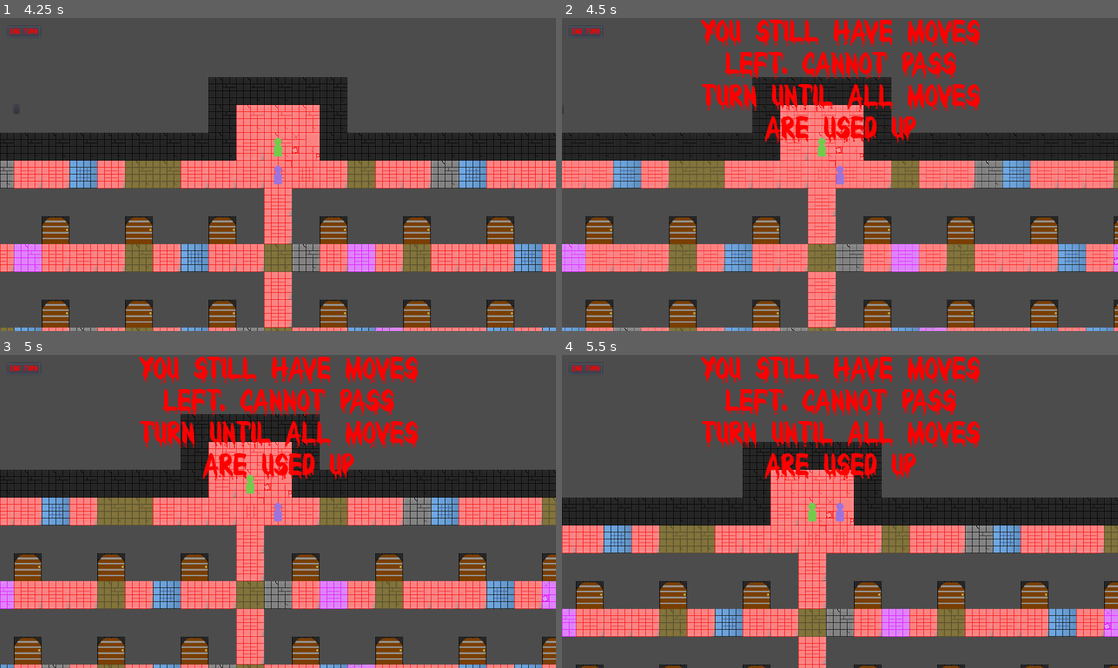
Above: before the commit, frames 1-4 (two rows, left to right).
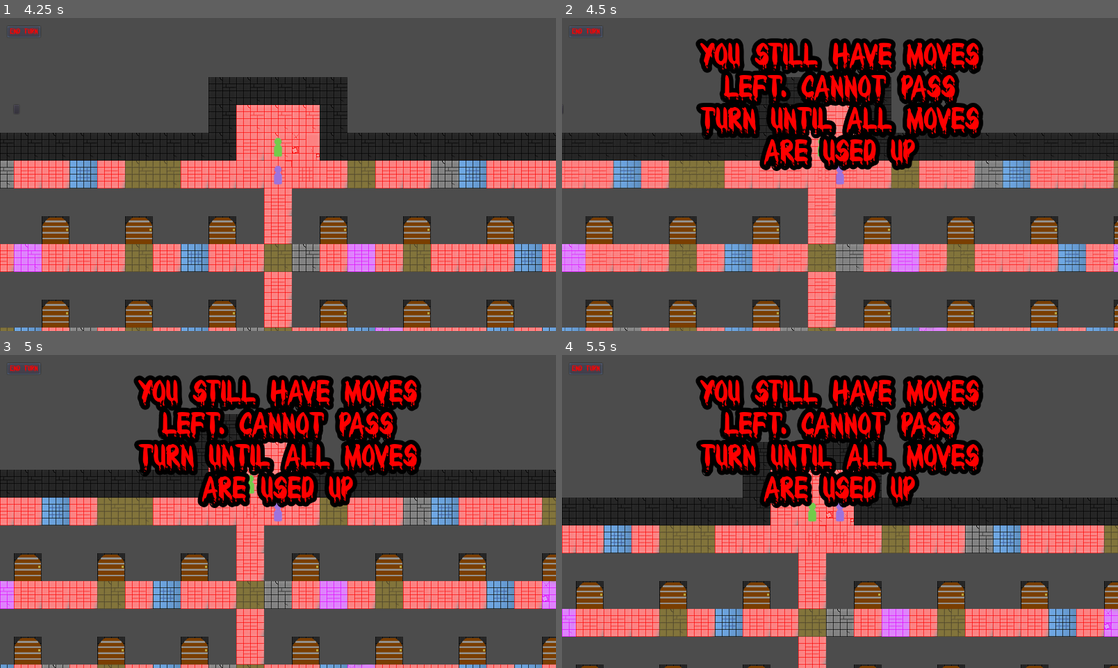
Above: after the commit, the same moments.

Repository: 44351-w22/protech-adaptation-game-sounds-good-studios
Game: Godot game, scene res://World.tscn
Same seed, same stepped clock (60 frames per second), same inputs: the game is played once before the commit and once after it.
Inputs (mouse positions are in pixels of both pictures, inside the frame that each line leads up to):
- Up to frame 1 (4.25 s): click (16, 136) at 0.52 s; click "ROLL" at 1.25 s; hold Right (ui_right) 2.03-2.75 s; click "End Turn" at 2.75 s; hold Down (ui_down) from 3.53 s (still down)
- Up to frame 2 (4.5 s): tap Enter at 4.25 s; release Down (ui_down) at 4.28 s; hold Right (ui_right) from 4.28 s (still down)
- Up to frame 3 (5 s): keep holding Right (ui_right)
- Up to frame 4 (5.5 s): tap Space at 5 s; release Right (ui_right) at 5.03 s; hold Up (ui_up) from 5.03 s (still down)

Frame 1 is identical in both runs. In frame 2, 17% of the frame differs, in the area x 24-76%, y 0-49%; in frame 3, 17%; in frame 4, 17%.

Commit message:
Cleaned up maze UI

Diff:
--- a/FindTheKey_Minigame1/Countdown.gd
+++ b/FindTheKey_Minigame1/Countdown.gd
@@ -7,12 +7,12 @@
 var desc = 0
 
 func _physics_process(delta):
-	if seconds > 0 and desc <= 0:
+	if seconds >= 0 and desc <= 0:
 		seconds -= 1
 		desc = 10
-	if minutes > 0 and seconds <= 0:
+	if minutes > 0 and seconds < 0:
 		minutes -= 1
-		seconds = 60
+		seconds = 59
 
 	if seconds >= 10:
 		$Sec.set_text(str(seconds))
--- a/FindTheKey_Minigame1/Countdown.tscn
+++ b/FindTheKey_Minigame1/Countdown.tscn
@@ -24,6 +24,11 @@
 [sub_resource type="DynamicFont" id=4]
 size = 100
 outline_color = Color( 1, 0, 0, 1 )
+font_data = ExtResource( 2 )
+
+[sub_resource type="DynamicFont" id=5]
+size = 64
+outline_size = 10
 font_data = ExtResource( 2 )
 
 [node name="Countdown" type="Control"]
@@ -126,4 +131,15 @@
 stream = ExtResource( 3 )
 volume_db = 10.0
 
+[node name="CurrentMaze" type="Label" parent="."]
+margin_left = 1066.0
+margin_top = 14.0
+margin_right = 1259.0
+margin_bottom = 85.0
+custom_colors/font_color = Color( 1, 0, 0, 1 )
+custom_colors/font_outline_modulate = Color( 0, 0, 0, 1 )
+custom_colors/font_color_shadow = Color( 1, 0, 0, 1 )
+custom_fonts/font = SubResource( 5 )
+text = "Maze 1"
+
 [connection signal="timeout" from="Timer" to="." method="_on_Timer_timeout"]
--- a/FindTheKey_Minigame1/FindTheKey.gd
+++ b/FindTheKey_Minigame1/FindTheKey.gd
@@ -35,22 +35,27 @@
 		player.translation = Vector3(0, 1, 0)
 		if Global.map1_found == true:
 			map5.visible = true
+		$UI/CurrentMaze.text = "Maze 5"
 	elif startingMaze == 2:
 		player.translation = Vector3(0, 1, -205)
 		if Global.map2_found == true:
 			map4.visible = true
+		$UI/CurrentMaze.text = "Maze 4"
 	elif startingMaze == 3:
 		player.translation = Vector3(0, 1, 203)
 		if Global.map3_found == true:
 			map2.visible = true
+		$UI/CurrentMaze.text = "Maze 2"
 	elif startingMaze == 4:
 		player.translation = Vector3(201, 1, 0)
 		if Global.map4_found == true:
 			map1.visible = true
+		$UI/CurrentMaze.text = "Maze 1"
 	elif startingMaze == 5:
 		player.translation = Vector3(-204, 1, 0)
 		if Global.map5_found == true:
 			map3.visible = true
+		$UI/CurrentMaze.text = "Maze 3"
 	else:
 		print("error with random number generation")
 
@@ -68,6 +73,7 @@
 	goal1.disabled = true
 	map1.visible = false
 	Global.current_player_key = true
+	Global.map1_found = false
 	emit_signal("victory")
 	yield(get_tree().create_timer(10.0), "timeout")
 	World.show()
@@ -81,6 +87,7 @@
 	goal2.disabled = true
 	map2.visible = false
 	Global.current_player_key = true
+	Global.map2_found = false
 	emit_signal("victory")
 	yield(get_tree().create_timer(10.0), "timeout")
 	World.show()
@@ -94,6 +101,7 @@
 	goal3.disabled = true
 	map3.visible = false
 	Global.current_player_key = true
+	Global.map3_found = false
 	emit_signal("victory")
 	yield(get_tree().create_timer(10.0), "timeout")
 	World.show()
@@ -107,6 +115,7 @@
 	goal4.disabled = true
 	map4.visible = false
 	Global.current_player_key = true
+	Global.map4_found = false
 	emit_signal("victory")
 	yield(get_tree().create_timer(10.0), "timeout")
 	World.show()
@@ -120,6 +129,7 @@
 	goal5.disabled = true
 	map5.visible = false
 	Global.current_player_key = true
+	Global.map5_found = false
 	emit_signal("victory")
 	yield(get_tree().create_timer(10.0), "timeout")
 	World.show()
@@ -138,6 +148,11 @@
 	map3.visible = false
 	map4.visible = false
 	map5.visible = false
+	Global.map1_found = false
+	Global.map2_found = false
+	Global.map3_found = false
+	Global.map4_found = false
+	Global.map5_found = false
 	$Defeat.play()
 	emit_signal("defeat")
 	yield(get_tree().create_timer(10.0), "timeout")
--- a/FindTheKey_Minigame1/FindTheKey.tscn
+++ b/FindTheKey_Minigame1/FindTheKey.tscn
@@ -86,7 +86,6 @@
 
 [node name="Pause" type="Popup" parent="."]
 pause_mode = 2
-visible = true
 anchor_right = 1.0
 anchor_bottom = 1.0
 
--- a/World.gd
+++ b/World.gd
@@ -27,17 +27,13 @@
 
 
 func _ready():
+	rng.randomize()
 	p1Sprite.texture = skins[0]
 	p2Sprite.texture = skins[1]
 	p3Sprite.texture = skins[2]
 	p4Sprite.texture = skins[4]
 	currentPlayer = p1
 	nextPlayer = p2
-	Global.map1_found = true
-	Global.map2_found = true
-	Global.map3_found = true
-	Global.map4_found = true
-	Global.map5_found = true
 	move_camera(p1)
 	player_turn()
 
--- a/World.tscn
+++ b/World.tscn
@@ -401,6 +401,8 @@
 
 [sub_resource type="DynamicFont" id=42]
 size = 64
+outline_size = 10
+outline_color = Color( 0, 0, 0, 1 )
 font_data = ExtResource( 6 )
 
 [sub_resource type="ConvexPolygonShape2D" id=38]
@@ -601,9 +603,10 @@
 visible = false
 anchor_left = 0.5
 anchor_right = 0.5
-margin_left = -329.0
-margin_right = 331.0
-margin_bottom = 71.0
+margin_left = -331.0
+margin_top = 53.0
+margin_right = 329.0
+margin_bottom = 124.0
 custom_colors/font_color = Color( 1, 0, 0, 1 )
 custom_colors/font_outline_modulate = Color( 0, 0, 0, 1 )
 custom_colors/font_color_shadow = Color( 1, 0, 0, 1 )
Not shown: 1 places in FindTheKey_Minigame1/Countdown.tscn that only renumber resources
